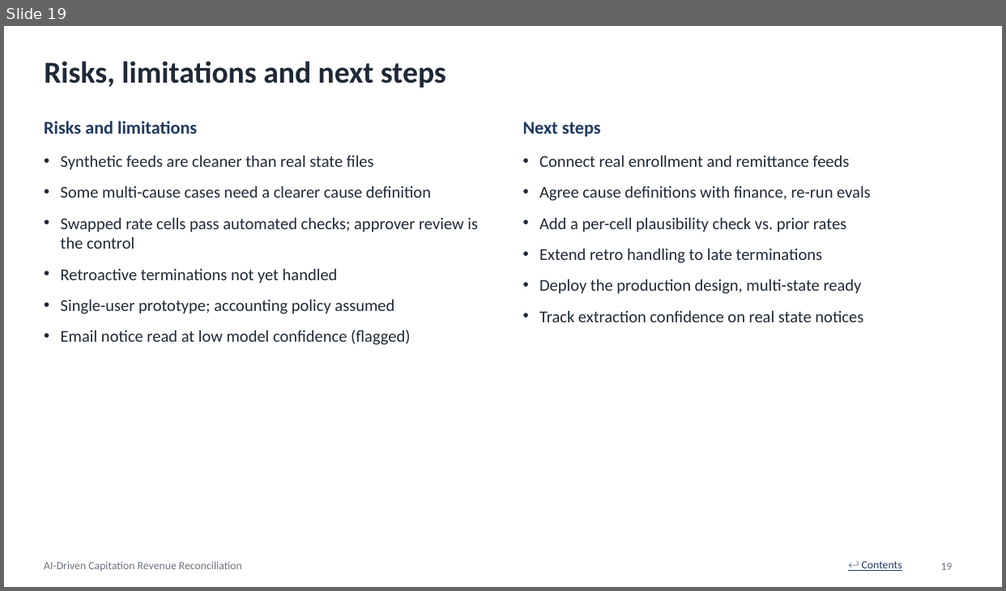
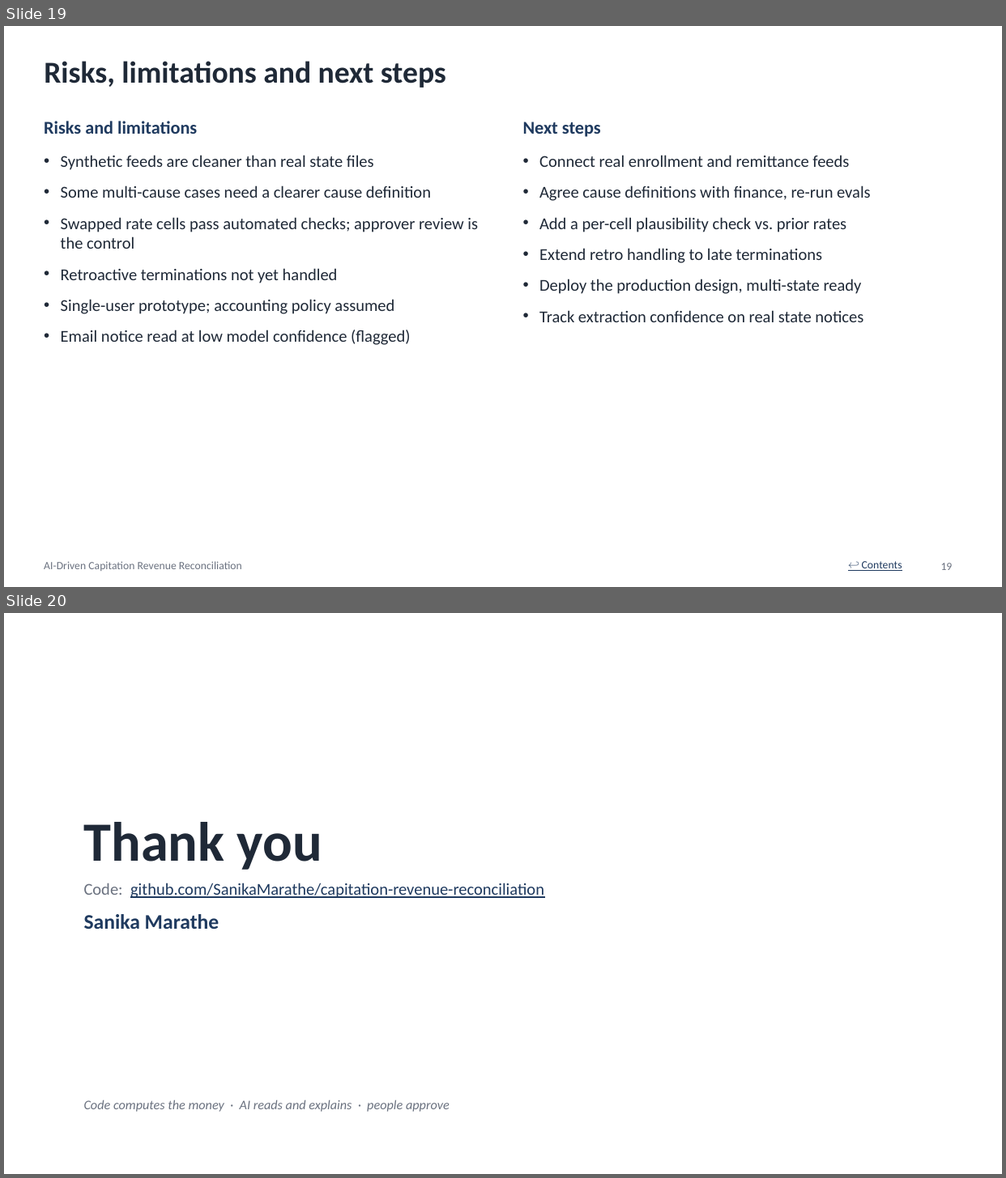
Before and after one commit to SanikaMarathe/capitation-revenue-reconciliation, a slide deck: Capitation_Reconciliation.pptx. Shown one above the other, each under a label of ours: slide 19 before the commit, slides 19 and 20 after it. The pictures are 1006x591 and 1006x1178 pixels, drawn with LibreOffice and Linux fonts; fonts in the diff are those of the drawing. Boxes give left, top, right and bottom in pixels: in the first picture for what was removed or moved away, otherwise in the second. Text is boxed around its words. In the diff, an @@ line names an element or a change of style, - is before the commit and + after.

```diff
--- a/Capitation_Reconciliation.pptx
+++ b/Capitation_Reconciliation.pptx
@@ slide 20 added at (x1=4, y1=613, x2=1002, y2=1174), background #FFFFFF @@
@@ text added at (x1=84, y1=822, x2=322, y2=870), 40 pt, text #1F2937, bold @@
+Thank you
@@ text added at (x1=84, y1=883, x2=544, y2=898), 12 pt, text #1F3A5F, underline @@
+Code: github.com/SanikaMarathe/capitation-revenue-reconciliation
@@ text added at (x1=84, y1=914, x2=219, y2=929), 15 pt, text #1F3A5F, bold @@
+Sanika Marathe
@@ text added at (x1=84, y1=1100, x2=450, y2=1112), 9.5 pt, text #6B7280, italic @@
+Code computes the money · AI reads and explains · people approve
```
Also in this commit, not shown: 6 slides changed.
